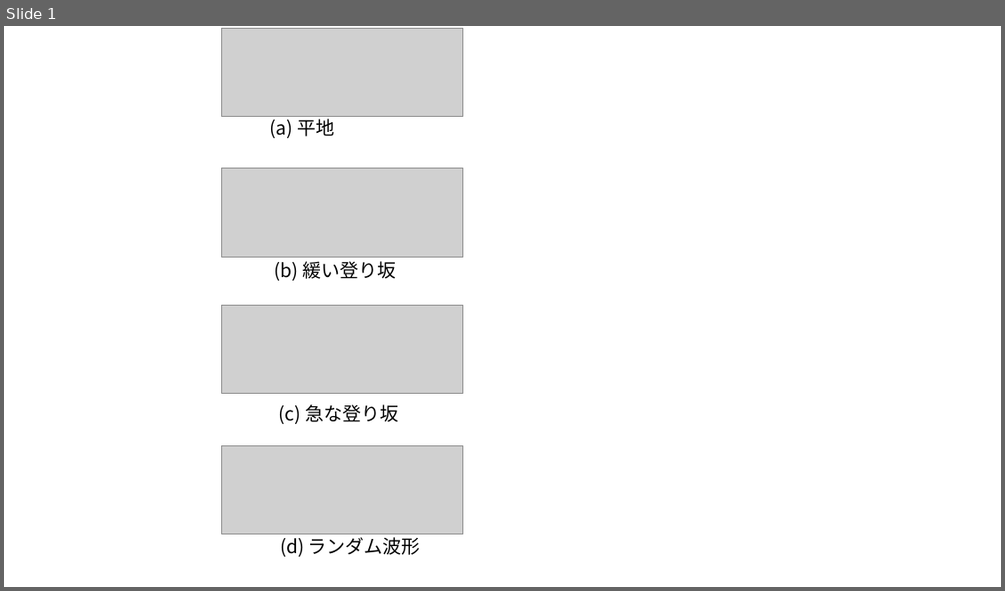
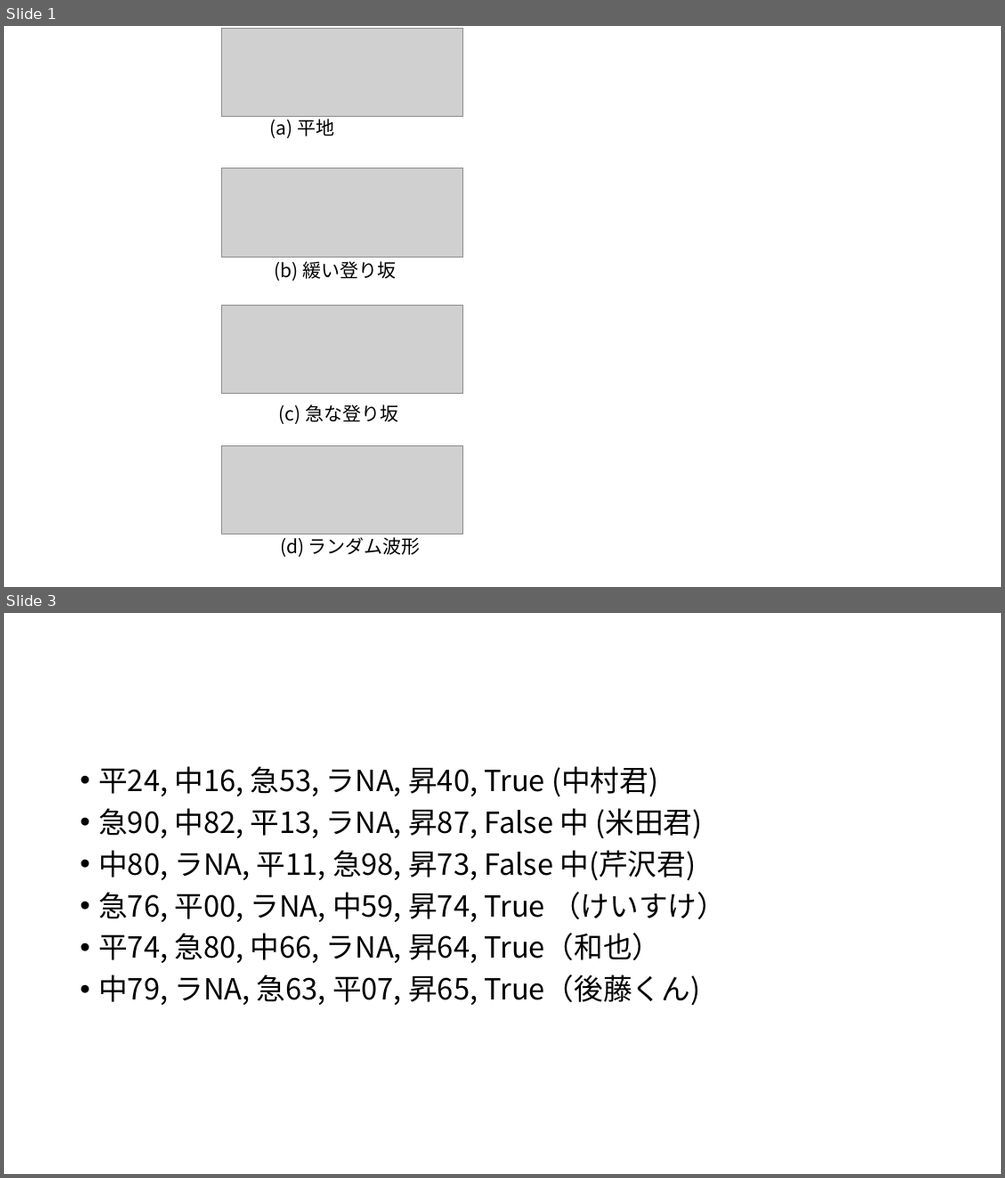
Before and after one commit to Small-Island/VRSJ2024, a slide deck: fig.pptx. Shown one above the other, each under a label of ours: slide 1 before the commit, slides 1 and 3 after it; the slides between them are not shown. The pictures are 1005x591 and 1005x1178 pixels, drawn with LibreOffice and Linux fonts; fonts in the diff are those of the drawing; grey boxes stand for pictures. Boxes give left, top, right and bottom in pixels: in the first picture for what was removed or moved away, otherwise in the second. Text is boxed around its words. In the diff, an @@ line names an element or a change of style, - is before the commit and + after.

```diff
--- a/fig.pptx
+++ b/fig.pptx
@@ slide 3 added at (4,613,1001,1174), background #FFFFFF @@
@@ text added at (98,766,726,1005), 28 pt, text #000000 @@
+• 平24, 中16, 急53, ラNA, 昇40, True (中村君)
+• 急90, 中82, 平13, ラNA, 昇87, False 中 (米田君)
+• 中80, ラNA, 平11, 急98, 昇73, False 中(芹沢君)
+• 急76, 平00, ラNA, 中59, 昇74, True （けいすけ）
+• 平74, 急80, 中66, ラNA, 昇64, True（和也）
+• 中79, ラNA, 急63, 平07, 昇65, True（後藤くん)
```
Also in this commit, not shown: 1 other slide added, 8 other files.
